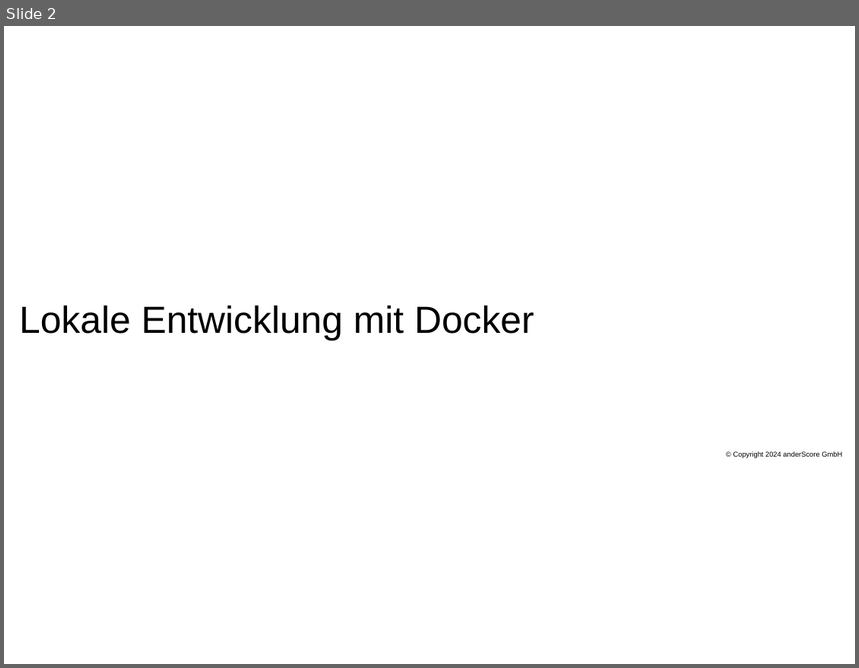
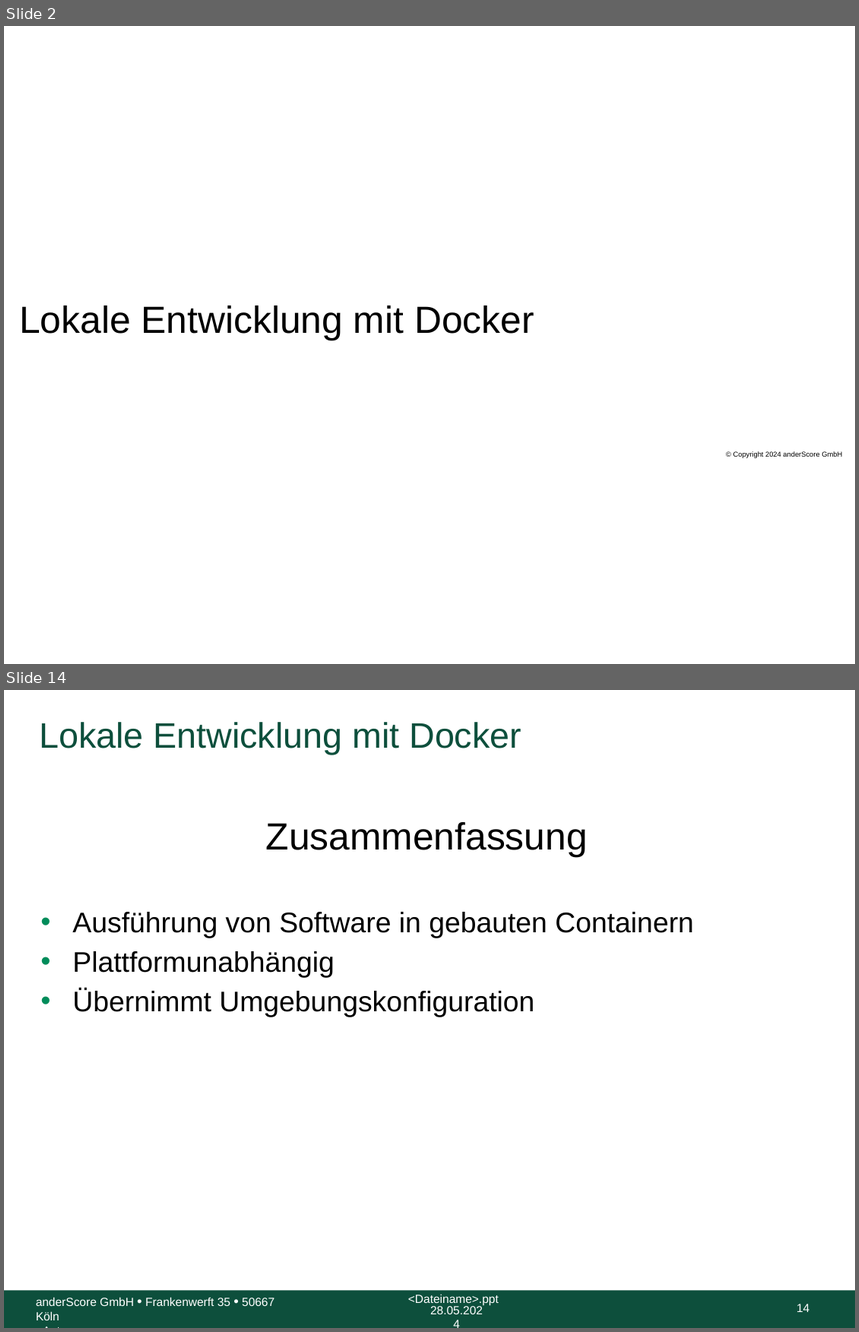
Before and after one commit to anderscore-gmbh/gitlab, a slide deck: slides/Tag-3_1-Docker.pptx. Shown one above the other, each under a label of ours: slide 2 before the commit, slides 2 and 14 after it; the slides between them are not shown. The pictures are 859x668 and 859x1332 pixels, drawn with LibreOffice and Linux fonts; fonts in the diff are those of the drawing; background and template pictures are left out. Boxes give left, top, right and bottom in pixels: in the first picture for what was removed or moved away, otherwise in the second. Text is boxed around its words. In the diff, an @@ line names an element or a change of style, - is before the commit and + after.

```diff
--- a/slides/Tag-3_1-Docker.pptx
+++ b/slides/Tag-3_1-Docker.pptx
@@ slide 14 added at [4,690,855,1328], background #FFFFFF @@
@@ title added at [39,722,522,755], 30 pt, text #0D4F3C @@
+Lokale Entwicklung mit Docker
@@ text added at [266,822,588,857], 32 pt, text #000000 @@
+Zusammenfassung
@@ text added at [72,912,694,1018], 24 pt, text #000000 @@
+• Ausführung von Software in gebauten Containern
+• Plattformunabhängig
+• Übernimmt Umgebungskonfiguration
@@ rectangle added at [4,1291,855,1328], fill #0D4F3C @@
@@ text added at [36,1297,275,1321], 10 pt, text #FFFFFF @@
+anderScore GmbH • Frankenwerft 35 • 50667 Köln
+<Autor>
@@ text added at [408,1294,499,1306], 10 pt, text #FFFFFF @@
+<Dateiname>.ppt
@@ page number added at [797,1304,810,1312], 10 pt, text #FFFFFF @@
+14
@@ text added at [430,1306,483,1315], 10 pt, text #FFFFFF @@
+28.05.2024
```
Also in this commit, not shown: 9 slides changed, 3 other slides added, 7 other files.
